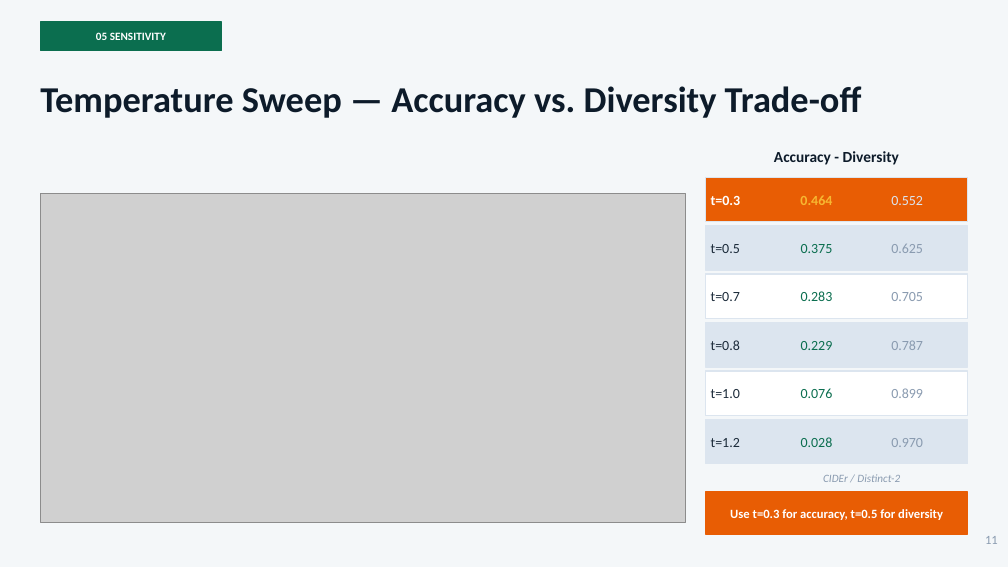
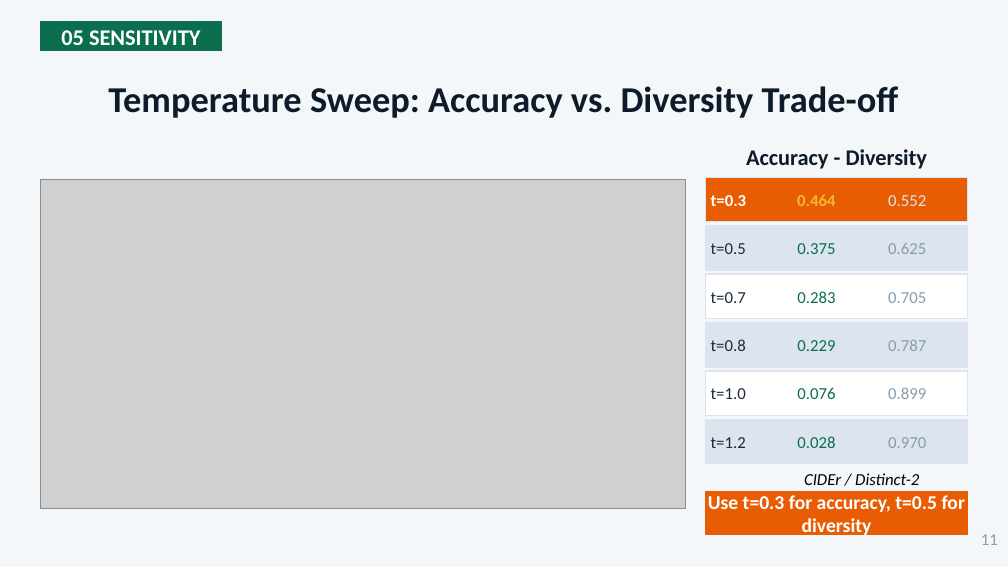
Before and after one commit to lequo-neu/Generative_Project, a slide deck: slide 11 of reports/Generative_Presentation_Group8.pptx. Drawn at 1008x567 pixels with LibreOffice and Linux fonts; fonts in the diff are those of the drawing; grey boxes stand for pictures. Boxes give left, top, right and bottom in pixels: in the first picture for what was removed or moved away, otherwise in the second. Text is boxed around its words. In the diff, an @@ line names an element or a change of style, - is before the commit and + after.

```diff
--- a/reports/Generative_Presentation_Group8.pptx
+++ b/reports/Generative_Presentation_Group8.pptx
@@ text "05 SENSITIVITY" at [61, 30, 200, 45]: size 8 to 16 pt @@
@@ text at [108, 86, 899, 118]: text changed @@
-Temperature Sweep — Accuracy vs. Diversity Trade-off
+Temperature Sweep: Accuracy vs. Diversity Trade-off
@@ text "Accuracy - Diversity" at [746, 149, 927, 169]: size 11 to 16 pt @@
@@ picture: place and size @@
-picture at [40, 194, 685, 522]
+picture at [40, 179, 685, 508]
@@ size 10 to 12 pt in 18 elements at [711, 195, 747, 206], [797, 194, 835, 206], [888, 195, 926, 206], [711, 243, 746, 254], [797, 243, 835, 254], [888, 243, 926, 254], [711, 292, 746, 303], [797, 291, 835, 303], [888, 292, 926, 303], [711, 339, 746, 351], [797, 340, 835, 351], [888, 340, 926, 351], [711, 388, 746, 399], [797, 387, 835, 399], [888, 387, 926, 399], [711, 437, 746, 448], [797, 436, 835, 448], [888, 437, 926, 448] @@
@@ text "CIDEr / Distinct-2" at [804, 473, 919, 485]: size 8 to 12 pt, text colour #8A9BB0 to #000000 @@
@@ text "Use t=0.3 for accuracy, t=0.5 ..." at [708, 495, 965, 538]: size 9 to 14 pt @@
@@ text "11" at [981, 534, 998, 545]: size 9 to 12 pt @@
```
Also in this commit, not shown: 14 other slides changed, 4 other files.
